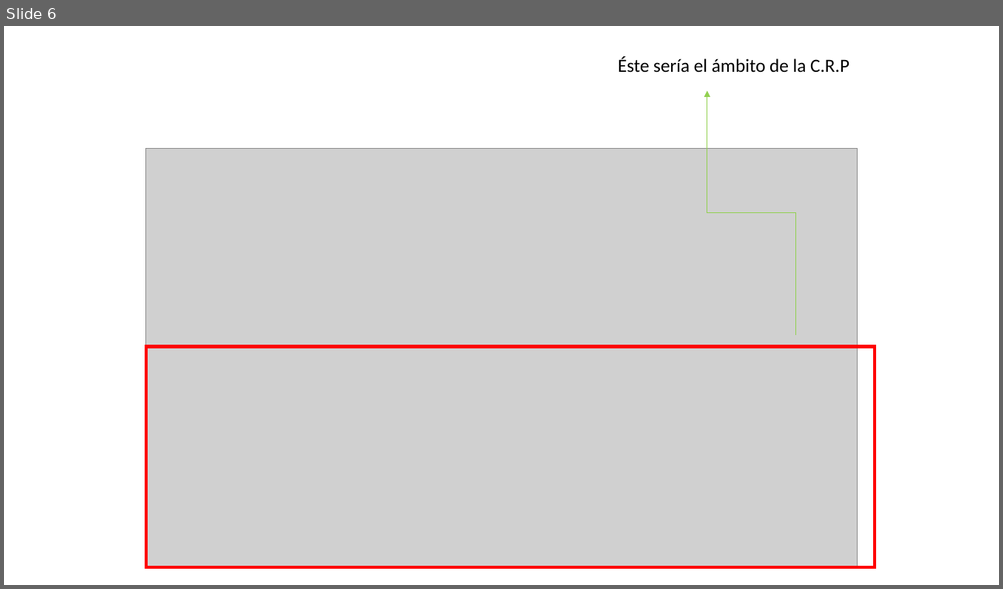
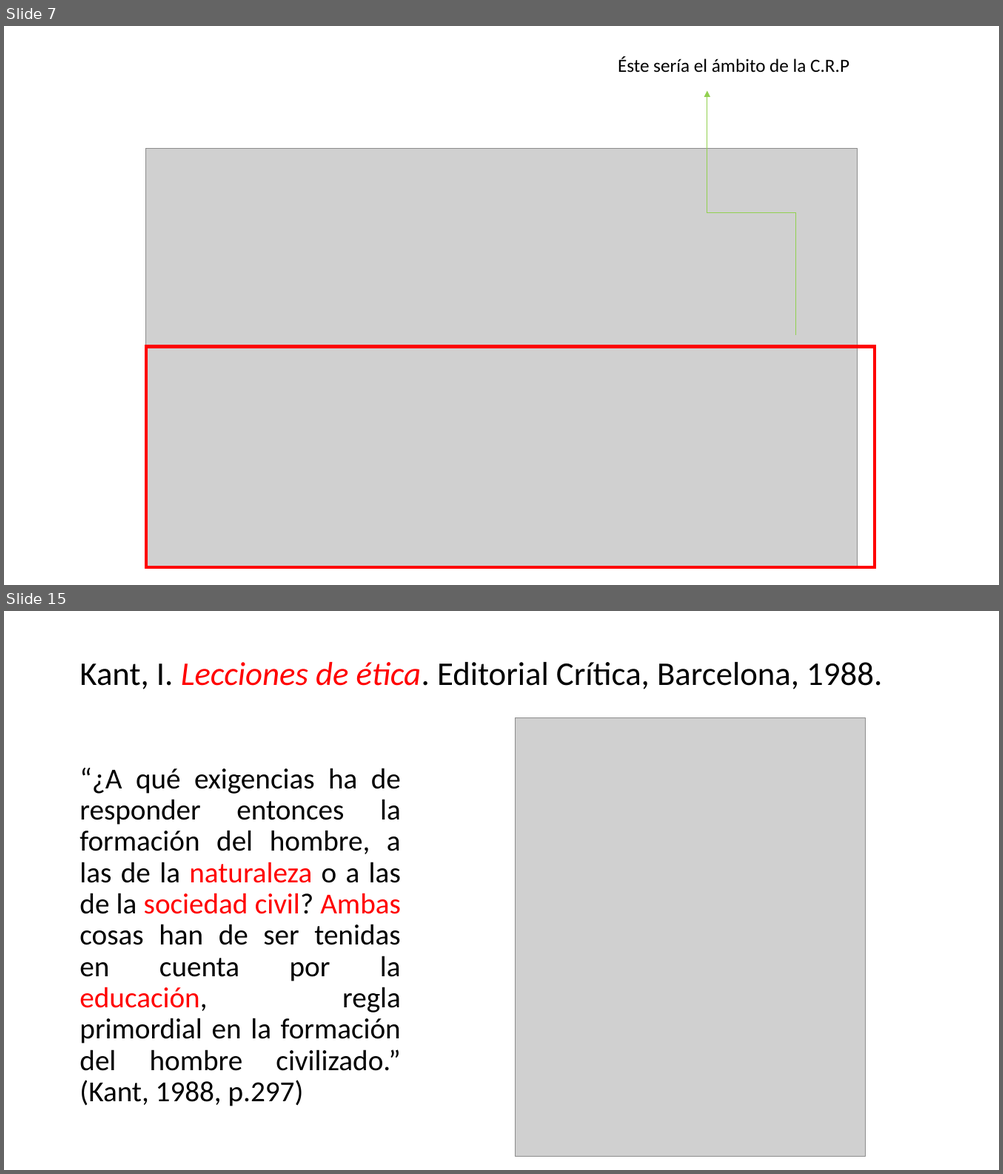
Before and after one commit to zaboltar/zaboltar.github.io, a slide deck: assets uarm/2023 1 UarmPCrit/Kant - ilustracion proyecto critico educacion.pptx. Shown one above the other, each under a label of ours: slide 6 before the commit, slides 7 and 15 after it; the slides between them are not shown. The pictures are 1003x589 and 1003x1174 pixels, drawn with LibreOffice and Linux fonts; fonts in the diff are those of the drawing; grey boxes stand for pictures. Boxes give left, top, right and bottom in pixels: in the first picture for what was removed or moved away, otherwise in the second. Text is boxed around its words. In the diff, an @@ line names an element or a change of style, - is before the commit and + after.

```diff
--- a/assets uarm/2023 1 UarmPCrit/Kant - ilustracion proyecto critico educacion.pptx
+++ b/assets uarm/2023 1 UarmPCrit/Kant - ilustracion proyecto critico educacion.pptx
@@ slide 15 added at (4, 611, 999, 1170), background #FFFFFF @@
@@ title added at (79, 662, 882, 689), 32 pt, text #000000 @@
+Kant, I. Lecciones de ética. Editorial Crítica, Barcelona, 1988.
@@ picture added at (515, 718, 865, 1156) @@
@@ text added at (79, 768, 401, 1107), 28 pt, text #000000 @@
+“¿A qué exigencias ha de responder entonces la formación del hombre, a las de la naturaleza o a las de la sociedad civil? Ambas cosas han de ser tenidas en cuenta por la educación, regla primordial en la formación del hombre civilizado.” (Kant, 1988, p.297)
@@ what was slide 6 is now slide 7 @@
```
Also in this commit, not shown: 6 slides changed, 16 other slides added, 5 slides removed, 15 other files.
